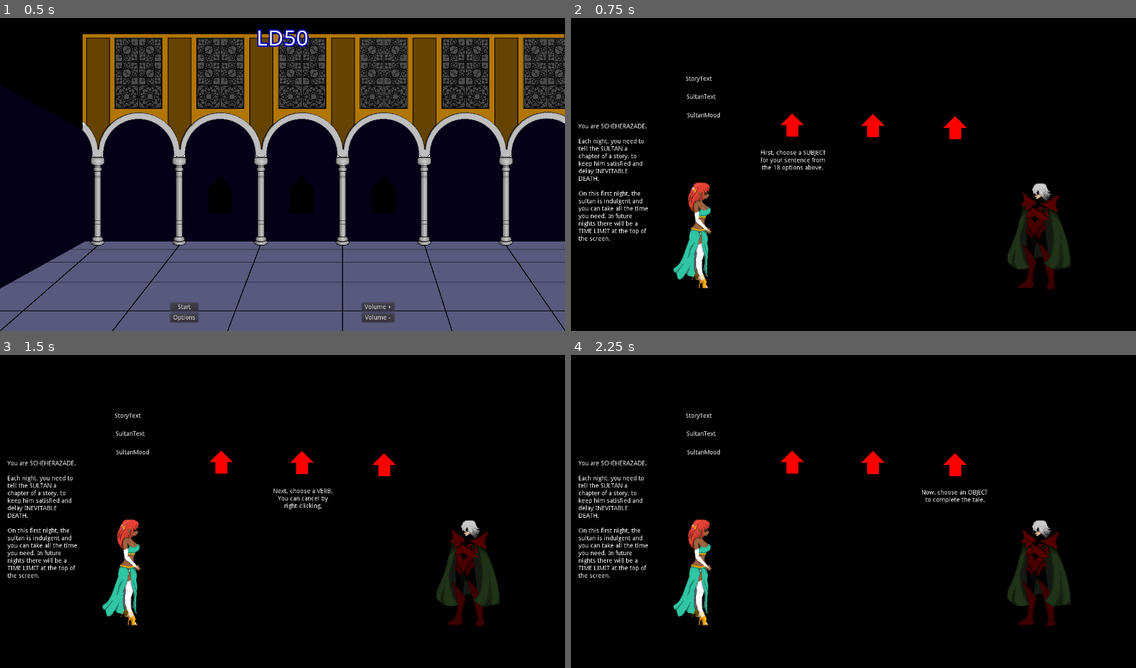
Above: before the commit, frames 1-4 (two rows, left to right).
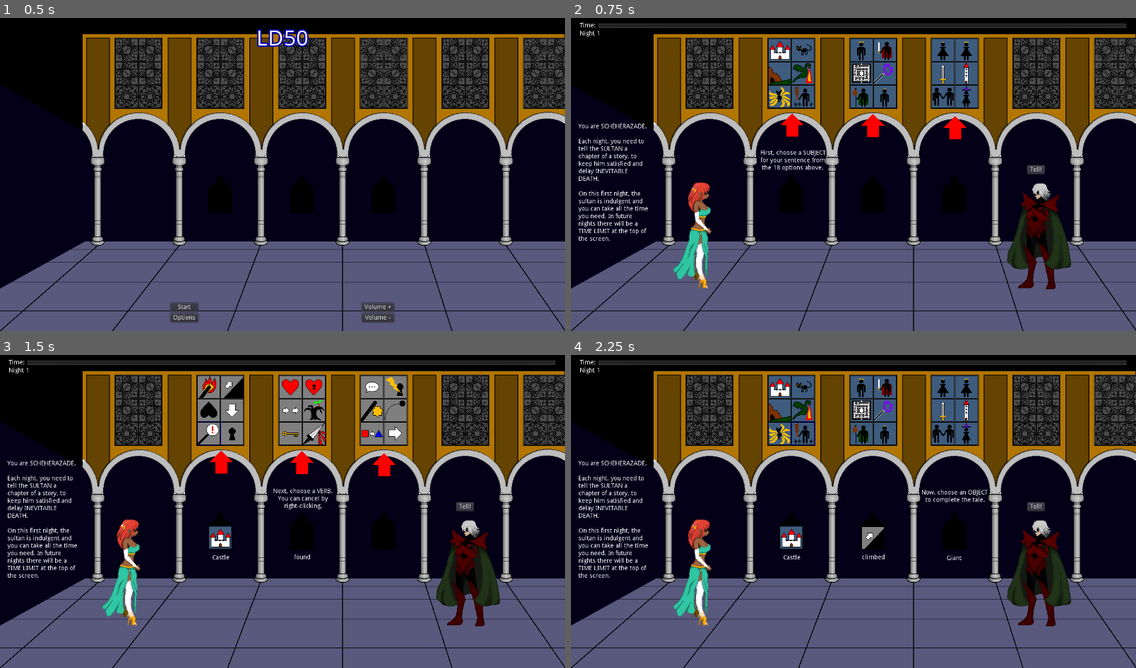
Above: after the commit, the same moments.

Repository: alpacanumerals/LD50
Game: Godot game, scene res://TitleScreen.tscn
Two runs of this game, one before a commit and one after it. Both use one fixed random seed, a clock stepped at 60 frames per second and the inputs below.
Inputs (mouse positions are in pixels of both pictures, inside the frame that each line leads up to):
- Up to frame 1 (0.5 s): no input
- Up to frame 2 (0.75 s): click "Start" at 0.5 s
- Up to frame 3 (1.5 s): tap Enter at 1.25 s; drag from (209, 386) to (220, 536) at 1.27 s
- Up to frame 4 (2.25 s): tap Space at 2 s; drag from (802, 386) to (791, 536) at 2.02 s

Frame 1 is identical in both runs. In frame 2, 52% of the frame differs, in the area x 0-100%, y 1-100%; in frame 3, 53%; in frame 4, 53%.
Error before the commit: Parse Error: Too few arguments for "speak()" call. Expected at least 3. (res://night.gd:110)

Commit message:
blinking arrows

Diff:
--- a/StoryScene.tscn
+++ b/StoryScene.tscn
@@ -21,6 +21,7 @@
 [ext_resource path="res://tutorial.gd" type="Script" id=19]
 [ext_resource path="res://assets/arrow.png" type="Texture" id=20]
 [ext_resource path="res://assets/sparkle.png" type="Texture" id=21]
+[ext_resource path="res://arrow.gd" type="Script" id=22]
 
 [sub_resource type="RectangleShape2D" id=1]
 extents = Vector2( 26, 26 )
@@ -622,7 +623,6 @@
 [node name="AnimatedSprite" type="AnimatedSprite" parent="Shez"]
 position = Vector2( -12, -107 )
 frames = SubResource( 16 )
-frame = 4
 playing = true
 
 [node name="Sultan" type="Sprite" parent="."]
@@ -642,7 +642,7 @@
 [node name="AnimatedSprite" type="AnimatedSprite" parent="Sultan2"]
 position = Vector2( 74, -19 )
 frames = SubResource( 16 )
-frame = 3
+frame = 8
 playing = true
 
 [node name="Tutorial" type="Node2D" parent="."]
@@ -701,14 +701,17 @@
 [node name="Arrow" type="Sprite" parent="Tutorial/Arrows"]
 position = Vector2( 481, 233 )
 texture = ExtResource( 20 )
+script = ExtResource( 22 )
 
 [node name="Arrow2" type="Sprite" parent="Tutorial/Arrows"]
 position = Vector2( 664, 234 )
 texture = ExtResource( 20 )
+script = ExtResource( 22 )
 
 [node name="Arrow3" type="Sprite" parent="Tutorial/Arrows"]
 position = Vector2( 850, 239 )
 texture = ExtResource( 20 )
+script = ExtResource( 22 )
 
 [connection signal="go_back" from="." to="WallCards" method="_on_StoryScene_go_back"]
 [connection signal="go_back" from="." to="WindowText" method="_on_StoryScene_go_back"]
--- /dev/null
+++ b/arrow.gd
@@ -0,0 +1,10 @@
+extends Sprite
+
+var wavelength = 0.8
+var counter = 0
+
+func _process(delta):
+    counter += delta
+    if counter > wavelength:
+        visible = !visible
+        counter = 0
--- a/night.gd
+++ b/night.gd
@@ -107,8 +107,8 @@
                 text = "I'm sure that already happened."
             3, 4, 5:
                 text = "You're repeating yourself!"
-        var comments = Sultanspeech.speak()
-        text = add_comments(text, comments)
+        #var comments = Sultanspeech.speak()
+        #text = add_comments(text, comments)
     return "Sultan: " + text
 
 func compose_sultan_mood():
Not shown: 1 places in StoryScene.tscn that only renumber resources
